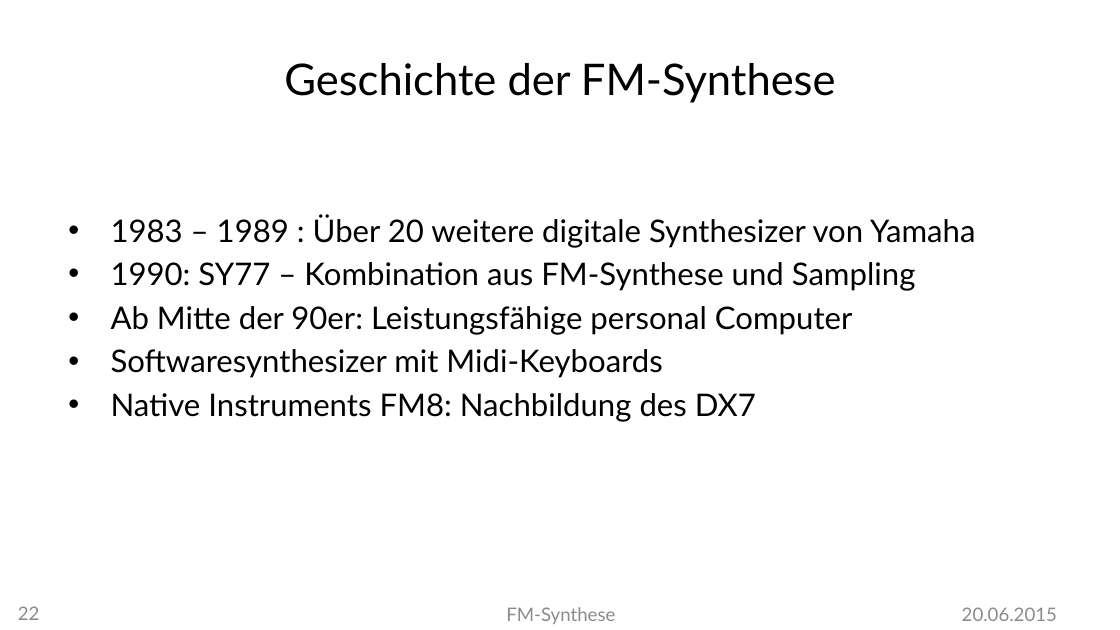
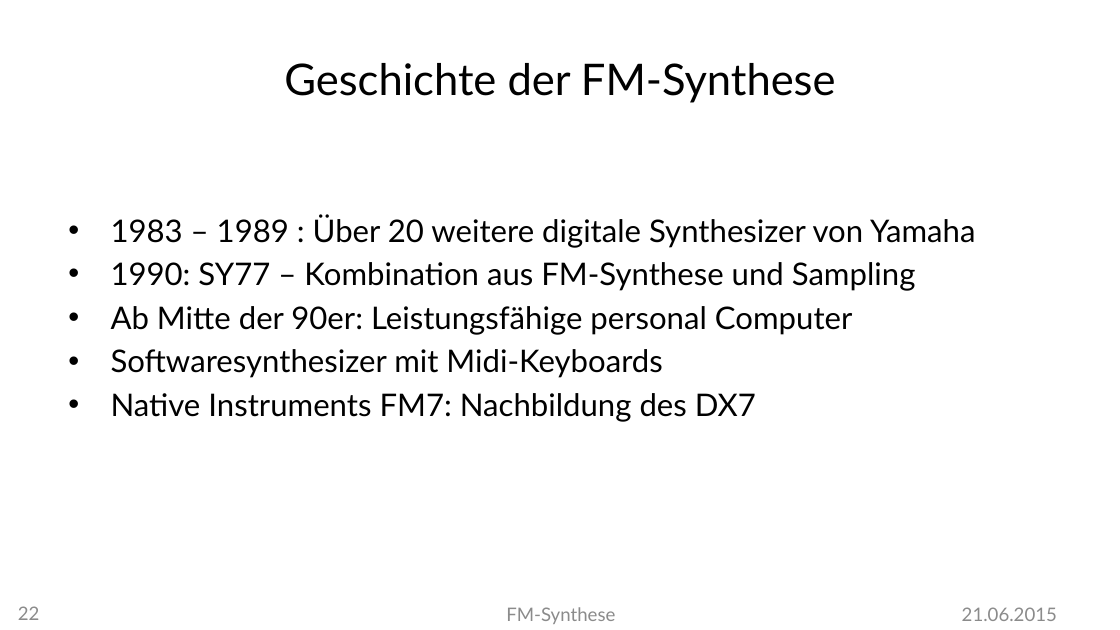
Before and after one commit to MBulli/VSeminar, a slide deck: slide 22 of Praesentation/FMSynthese-Julius.pptx. Drawn at 1120x630 pixels with LibreOffice and Linux fonts; fonts in the diff are those of the drawing; background and template pictures are left out. Boxes give left, top, right and bottom in pixels: in the first picture for what was removed or moved away, otherwise in the second. Text is boxed around its words. In the diff, an @@ line names an element or a change of style, - is before the commit and + after.

Commit message:
Some small changes in text and presentation

```diff
--- a/Praesentation/FMSynthese-Julius.pptx
+++ b/Praesentation/FMSynthese-Julius.pptx
@@ text at bbox=[111, 393, 756, 422]: text changed @@
-• Native Instruments FM8: Nachbildung des DX7
+• Native Instruments FM7: Nachbildung des DX7
@@ text at bbox=[962, 607, 1057, 621]: text changed @@
-20.06.2015
+21.06.2015
```
Also in this commit, not shown: 29 other slides changed, 3 other files.
